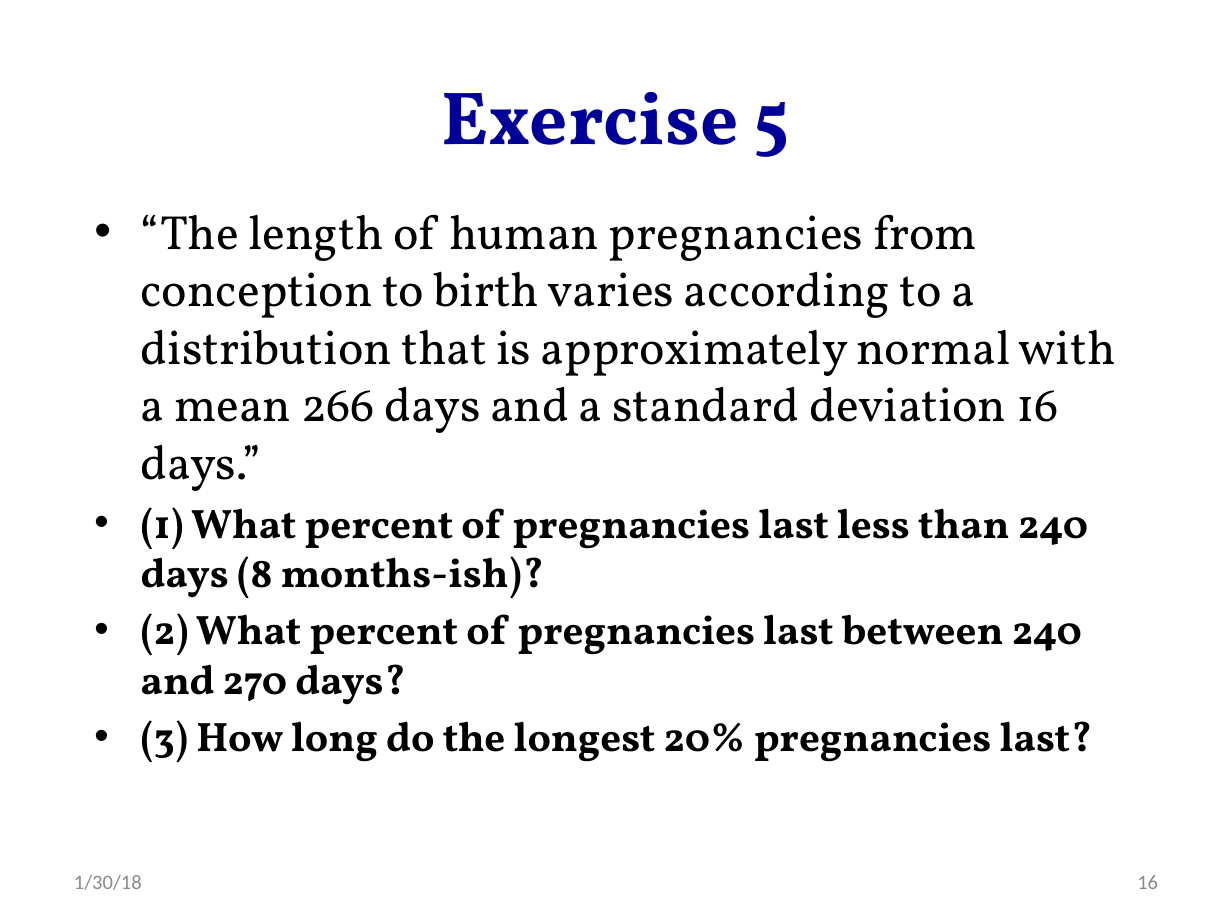
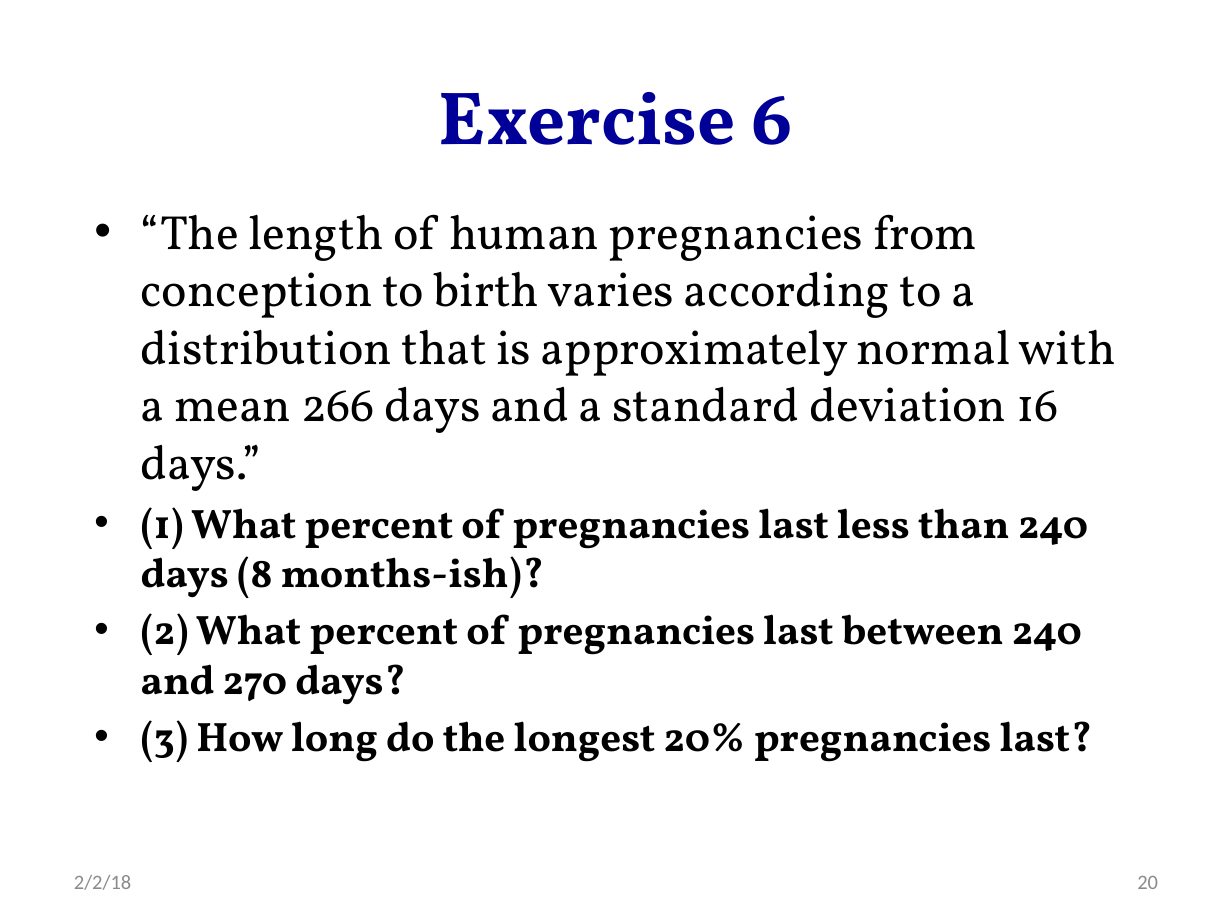
Before and after one commit to hejibo/Psychological-Statistics, a slide deck: slide 20 of Lecture 5- Exercise--Normal Curve, Linear Transformations, and Standard Scores/Lecture 5- Exercise--Normal Curve, Linear Transformations, and Standard Scores.pptx (slide 16 before the commit). Drawn at 1232x924 pixels with LibreOffice and Linux fonts; fonts in the diff are those of the drawing. Boxes give left, top, right and bottom in pixels: in the first picture for what was removed or moved away, otherwise in the second. Text is boxed around its words. In the diff, an @@ line names an element or a change of style, - is before the commit and + after.

```diff
--- a/Lecture 5- Exercise--Normal Curve, Linear Transformations, and Standard Scores/Lecture 5- Exercise--Normal Curve, Linear Transformations, and Standard Scores.pptx
+++ b/Lecture 5- Exercise--Normal Curve, Linear Transformations, and Standard Scores/Lecture 5- Exercise--Normal Curve, Linear Transformations, and Standard Scores.pptx
@@ title at [439, 92, 792, 145]: text changed @@
-Exercise 5
+Exercise 6
@@ text at [74, 875, 131, 890]: text changed @@
-1/30/18
+2/2/18
@@ page number at [1137, 876, 1158, 889]: text changed @@
-16
+20
```
Also in this commit, not shown: 15 other slides changed, 5 slides added, 5 other files.
